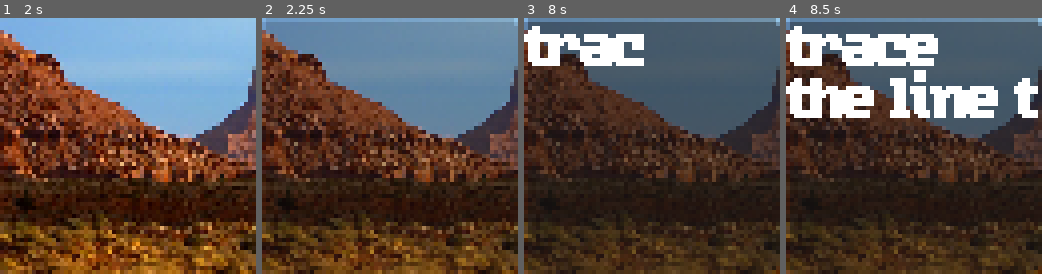
Above: before the commit, frames 1-4 (left to right).
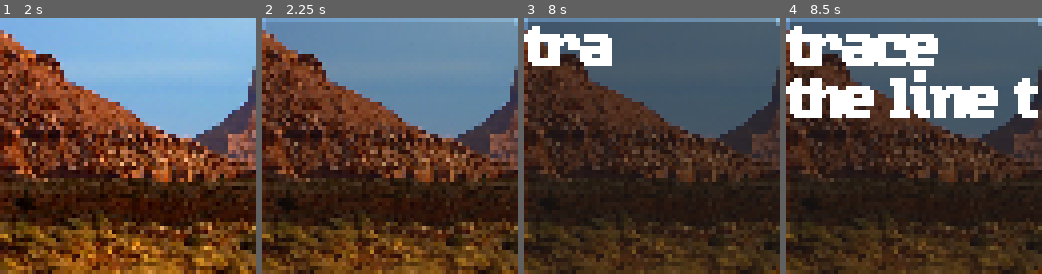
Above: after the commit, the same moments.

Repository: SnekOfSpice/lowrezjam-2025-2
Game: Godot game, scene res://main_menu.tscn
Two runs of this game, one before a commit and one after it. Both use one fixed random seed, a clock stepped at 60 frames per second and the inputs below. Before the commit the project starts from res://main.tscn.
Inputs (mouse positions are in pixels of both pictures, inside the frame that each line leads up to):
- Up to frame 1 (2 s): tap Enter at 0.5 s; move the mouse to (184, 133) at 0.52 s; tap Space at 1.25 s; move the mouse to (76, 158) at 1.27 s
- Up to frame 2 (2.25 s): tap Enter at 2 s; move the mouse to (415, 89) at 2.02 s
- Up to frame 3 (8 s): move the mouse to (639, 197) at 2.77 s; tap Space at 3.5, 5 s; move the mouse to (728, 184) at 3.52 s; tap Enter at 4.25 s; move the mouse to (575, 107) at 4.27 s; move the mouse to (664, 146) at 5.02 s; move the mouse to (613, 82) at 5.77 s; move the mouse to (708, 133) at 6.52 s; move the mouse to (600, 158) at 7.27 s
- Up to frame 4 (8.5 s): move the mouse to (939, 89) at 8.02 s

Frame 1 is identical in both runs. In frame 3, 1.2% of the frame differs, in the area x 34-47%, y 6-19%; in frame 4, nothing differs.

Commit message:
add time attack and story mode

Diff:
--- /dev/null
+++ b/game/autoload/game_mode.gd
@@ -0,0 +1,15 @@
+extends Node
+
+
+enum Mode {
+	Story,
+	TimeAttack,
+}
+
+var mode : Mode
+
+
+var highest_unlocked_level := 0
+
+func initialize_mode(new_mode:Mode):
+	mode = new_mode
--- /dev/null
+++ b/game/autoload/game_mode.tscn
@@ -0,0 +1,6 @@
+[gd_scene load_steps=2 format=3 uid="uid://bdxmhl7tjsmek"]
+
+[ext_resource type="Script" uid="uid://bo8ve5ifomype" path="res://game/autoload/game_mode.gd" id="1_wsh24"]
+
+[node name="GameMode" type="Node"]
+script = ExtResource("1_wsh24")
--- /dev/null
+++ b/game/levels/arizona/arizona.tscn
@@ -0,0 +1,43 @@
+[gd_scene load_steps=9 format=3 uid="uid://c43042o7rovlc"]
+
+[ext_resource type="Shader" uid="uid://b6t3ll4m4q4uk" path="res://game/src/stencil/stencils/track.gdshader" id="1_w0aqh"]
+[ext_resource type="Texture2D" uid="uid://pqrjof873ly3" path="res://game/levels/arizona/course.png" id="2_j062u"]
+[ext_resource type="Script" uid="uid://cmj5jya5464st" path="res://game/src/stencil/stencil.gd" id="3_rkol4"]
+[ext_resource type="Texture2D" uid="uid://j5vw7qetoitk" path="res://game/start_marker4.png" id="4_oj6my"]
+[ext_resource type="Texture2D" uid="uid://chugpxp3h87p5" path="res://game/start_marker2.png" id="5_oisn1"]
+[ext_resource type="Texture2D" uid="uid://1f0a5aw5fvhc" path="res://game/start_marker.png" id="6_2g0hg"]
+
+[sub_resource type="ShaderMaterial" id="ShaderMaterial_tfact"]
+shader = ExtResource("1_w0aqh")
+shader_parameter/strength = 0.5
+shader_parameter/speed = 0.5
+shader_parameter/angle = 0.0
+
+[sub_resource type="SpriteFrames" id="SpriteFrames_0eh1b"]
+animations = [{
+"frames": [{
+"duration": 1.0,
+"texture": ExtResource("4_oj6my")
+}, {
+"duration": 1.0,
+"texture": ExtResource("5_oisn1")
+}, {
+"duration": 1.0,
+"texture": ExtResource("6_2g0hg")
+}],
+"loop": true,
+"name": &"default",
+"speed": 2.0
+}]
+
+[node name="Arizona" type="Sprite2D"]
+material = SubResource("ShaderMaterial_tfact")
+texture = ExtResource("2_j062u")
+centered = false
+script = ExtResource("3_rkol4")
+
+[node name="StartMarker" type="AnimatedSprite2D" parent="."]
+position = Vector2(50, 32)
+sprite_frames = SubResource("SpriteFrames_0eh1b")
+autoplay = "default"
+frame = 2
--- a/game/src/stencil/stencils/utah.tscn
+++ b/game/levels/utah/utah.tscn
@@ -1,7 +1,7 @@
 [gd_scene load_steps=9 format=3 uid="uid://bt7slau8bxvoe"]
 
 [ext_resource type="Shader" uid="uid://b6t3ll4m4q4uk" path="res://game/src/stencil/stencils/track.gdshader" id="1_fiiac"]
-[ext_resource type="Texture2D" uid="uid://cri83lx2i82j6" path="res://game/images/utah.png" id="1_ty0d3"]
+[ext_resource type="Texture2D" uid="uid://cri83lx2i82j6" path="res://game/levels/utah/course.png" id="1_ty0d3"]
 [ext_resource type="Script" uid="uid://cmj5jya5464st" path="res://game/src/stencil/stencil.gd" id="2_fiiac"]
 [ext_resource type="Texture2D" uid="uid://1f0a5aw5fvhc" path="res://game/start_marker.png" id="3_tfact"]
 [ext_resource type="Texture2D" uid="uid://j5vw7qetoitk" path="res://game/start_marker4.png" id="4_0eh1b"]
--- a/game/src/stencil/stencil.gd
+++ b/game/src/stencil/stencil.gd
@@ -13,7 +13,7 @@
 func get_start_coord() -> Vector2i:
 	return Vector2i($StartMarker.position)
 
-func _physics_process(delta: float) -> void:#(delta: float) -> void:
+func _physics_process(_delta: float) -> void:
 	var mouse_pos := Vector2i(get_local_mouse_position())
 	if mouse_pos.x < 0 or mouse_pos.x > 64:
 		return
--- a/game/visuals/theme.tres
+++ b/game/visuals/theme.tres
@@ -1,18 +1,21 @@
-[gd_resource type="Theme" load_steps=5 format=3 uid="uid://bghv3g1d34qho"]
+[gd_resource type="Theme" load_steps=6 format=3 uid="uid://bghv3g1d34qho"]
 
-[ext_resource type="FontFile" uid="uid://dcckuhs38wern" path="res://game/visuals/font/Logo.ttf" id="1_1kt2l"]
+[ext_resource type="FontFile" uid="uid://mil1at7pl0vh" path="res://game/visuals/font/Maths.ttf" id="1_1kt2l"]
 [ext_resource type="FontFile" uid="uid://drs6tjf2g86og" path="res://game/visuals/font/Parallelogram.ttf" id="1_3ay0x"]
 
-[sub_resource type="FontVariation" id="FontVariation_q4pkc"]
-base_font = ExtResource("1_1kt2l")
-spacing_glyph = -5
-spacing_top = -3
+[sub_resource type="StyleBoxEmpty" id="StyleBoxEmpty_1kt2l"]
+
+[sub_resource type="StyleBoxFlat" id="StyleBoxFlat_q4pkc"]
+bg_color = Color(0.988187, 0.291287, 0.601538, 1)
 
 [sub_resource type="FontVariation" id="FontVariation_1kt2l"]
 base_font = ExtResource("1_3ay0x")
 spacing_glyph = -1
 
 [resource]
-Label/fonts/font = SubResource("FontVariation_q4pkc")
+Label/constants/line_spacing = -6
+Label/fonts/font = ExtResource("1_1kt2l")
+ProgressBar/styles/background = SubResource("StyleBoxEmpty_1kt2l")
+ProgressBar/styles/fill = SubResource("StyleBoxFlat_q4pkc")
 RichTextLabel/constants/line_separation = -3
 RichTextLabel/fonts/normal_font = SubResource("FontVariation_1kt2l")
--- a/main.gd
+++ b/main.gd
@@ -1,7 +1,8 @@
 extends Node2D
 
 const LEVELS := [
-	"utah"
+	"utah",
+	"arizona",
 ]
 
 ## used for dev purposes
@@ -21,10 +22,20 @@
 var accuracies := []
 var time_taken := []
 
+var time_left := 10.0
+
 func _ready() -> void:
 	%Notification.visible_characters = 0
 	%NotifBacking.modulate.a = 0
-	notify(["welcome", "trace the line to win"], 2, place_level.bind(0))
+	%TimeAttackLabel.visible = GameMode.mode == GameMode.Mode.TimeAttack
+	var welcome_messages : Array
+	match GameMode.mode:
+		GameMode.Mode.Story:
+			welcome_messages = ["welcome", "trace the line to win"]
+		GameMode.Mode.TimeAttack:
+			welcome_messages = ["time attack"]
+			level_counter = randi_range(0, GameMode.highest_unlocked_level)
+	notify(welcome_messages, 2, place_level.bind(level_counter))
 
 func place_level(number:int):
 	if number >= LEVELS.size():
@@ -33,16 +44,18 @@
 
 	for child in %LevelContainer.get_children():
 		child.queue_free()
+	for child in %Paint.get_children():
+		child.queue_free()
 
 	var level_name : String = LEVELS[number]
-	var level_path := "res://game/src/stencil/stencils/%s.tscn" % level_name
+	var level_path := "res://game/levels/%s/%s.tscn" % [level_name, level_name]
 	var stencil : Stencil = load(level_path).instantiate()
 	%LevelContainer.add_child(stencil)
 	stencil.position -= Vector2(32, 32)
 	stencil.start_level.connect(on_stencil_start_level)
 	stencil.entered_pixel.connect(on_stencil_pixel_entered)
 
-	$Background.texture = load("res://game/images/backgrounds/%s.png" % level_name)
+	$Background.texture = load("res://game/levels/%s/background.png" % level_name)
 
 	goal_pixels.clear()
 	pixel_tracker.clear()
@@ -56,14 +69,52 @@
 
 	notify([level_name], 1)
 	level_started = false
-	#print(goal_pixels)
 
 var level_time := 0.0
 func _process(delta: float) -> void:
 	if level_started:
 		level_time += delta
 
-
+		if GameMode.mode == GameMode.Mode.TimeAttack:
+			time_left -= delta
+			if time_left <= 0:
+				time_attack_death()
+			%TimeAttackLabel.text = "%0.2f" % time_left
+
+
+func get_average_time() -> float:
+	if time_taken.is_empty():
+		return 0.0
+	var sum := 0.0
+	for acc in time_taken:
+		sum += acc
+	return sum / float(time_taken.size())
+func get_average_accuracy() -> float:
+	if accuracies.is_empty():
+		return 0.0
+	var sum := 0.0
+	for acc in accuracies:
+		sum += acc
+	return sum / float(accuracies.size())
+
+func time_attack_death():
+	level_started = false
+	get_current_stencil().set_physics_process(false)
+	Sound.play_sfx("trumpet")
+
+	notify(
+		[
+		"completed levels",
+		str(accuracies.size()),
+		"Avg Accuracy",
+		get_average_accuracy(),
+		"avg time",
+		get_average_time(),
+		], 3, go_to_main_menu
+	)
+
+func go_to_main_menu():
+	get_tree().call_deferred("change_scene_to_packed", load("res://main_menu.tscn"))
 
 func on_stencil_pixel_entered(coord:Vector2i):
 	if is_notifying:
@@ -71,7 +122,6 @@
 	if not level_started:
 		return
 	if hit_pixels.has(coord):
-		prints("return from", coord)
 		return
 	place_pixel_at(coord)
 func place_pixel_at(coord:Vector2i):
@@ -95,6 +145,9 @@
 	level_started = false
 	get_current_stencil().set_physics_process(false)
 	Sound.play_sfx("horn")
+
+	if GameMode.mode == GameMode.Mode.Story:
+		GameMode.highest_unlocked_level = max(level_counter, GameMode.highest_unlocked_level)
 
 	# calculate results
 	var missed_pixels := []
@@ -118,21 +171,45 @@
 	accuracies.append(accuracies)
 	time_taken.append(level_time)
 
+	# only relevant for time attack
+	var time_gained = accuracy * 1.33
+	time_left += time_gained
+
 	for marker : Node2D in %MarkerOverlay.get_children():
 		marker.queue_free()
 
-	notify([
+	var level_end_messages := [
 		"Accuracy",
-		str(int(accuracy * 100)),
+		str(int(accuracy * 100), " %"),
 		"Time",
 		"%0.2f s" % level_time
-	], 1, start_next_level)
+	]
+	#if GameMode.mode == GameMode.Mode.Story:
+		#level_end_messages
+	if GameMode.mode == GameMode.Mode.TimeAttack:
+		level_end_messages.append_array([
+			"Time gained",
+			"%0.2f s" % time_gained
+		])
+
+	notify(level_end_messages, 1, start_next_level)
 
 func start_next_level():
-	level_counter += 1
-	if level_counter >= LEVELS.size():
-		notify(["you finihsed the game", "avg acc.","total time taken"], 0, get_tree().quit)
-		return
+	if GameMode.mode == GameMode.Mode.Story:
+		level_counter += 1
+		if level_counter >= LEVELS.size():
+			notify(["you finihsed the game", "avg acc.","total time taken"], 0,
+			go_to_main_menu)
+			return
+	elif GameMode.mode == GameMode.Mode.TimeAttack:
+		%TimeAttackLabel.text = "%0.2f" % time_left
+		var prev_level_counter = level_counter
+		var safety := 0
+		while safety < 9999:
+			level_counter = randi_range(0, GameMode.highest_unlocked_level)
+			if level_counter != prev_level_counter:
+				break
+			safety += 1
 	place_level(level_counter)
 
 func get_current_stencil() -> Stencil:
@@ -144,7 +221,7 @@
 	if is_notifying:
 		return
 	if level_started:
-		if hit_pixels.size() > 2:
+		if hit_pixels.size() > 5:
 			finish_level()
 		return
 	level_started = true
@@ -190,3 +267,7 @@
 func set_is_notifying(value:bool):
 	is_notifying = value
 	%MarkerOverlay.visible = not value
+
+
+func _on_button_pressed() -> void:
+	go_to_main_menu()
--- a/main.tscn
+++ b/main.tscn
@@ -2,7 +2,7 @@
 
 [ext_resource type="Script" uid="uid://bwrth7h78aucm" path="res://main.gd" id="1_ig7tw"]
 [ext_resource type="Shader" uid="uid://b6t3ll4m4q4uk" path="res://game/src/stencil/stencils/track.gdshader" id="2_0xm2m"]
-[ext_resource type="Texture2D" uid="uid://hipo1eavkdlk" path="res://game/images/backgrounds/utah.png" id="2_1bvp3"]
+[ext_resource type="Texture2D" uid="uid://hipo1eavkdlk" path="res://game/levels/utah/background.png" id="2_1bvp3"]
 [ext_resource type="Theme" uid="uid://bghv3g1d34qho" path="res://game/visuals/theme.tres" id="2_h2yge"]
 
 [sub_resource type="ShaderMaterial" id="ShaderMaterial_h2yge"]
@@ -22,9 +22,32 @@
 unique_name_in_owner = true
 position = Vector2(32, 32)
 
-[node name="CanvasLayer2" type="CanvasLayer" parent="."]
+[node name="UILayer" type="CanvasLayer" parent="."]
 
-[node name="Paint" type="Control" parent="CanvasLayer2"]
+[node name="Control" type="Control" parent="UILayer"]
+layout_mode = 3
+anchors_preset = 15
+anchor_right = 1.0
+anchor_bottom = 1.0
+grow_horizontal = 2
+grow_vertical = 2
+theme = ExtResource("2_h2yge")
+
+[node name="TimeAttackLabel" type="Label" parent="UILayer/Control"]
+unique_name_in_owner = true
+layout_mode = 1
+anchors_preset = 1
+anchor_left = 1.0
+anchor_right = 1.0
+offset_left = -40.0
+offset_bottom = 23.0
+grow_horizontal = 0
+text = "time"
+horizontal_alignment = 2
+
+[node name="PaintLayer" type="CanvasLayer" parent="."]
+
+[node name="Paint" type="Control" parent="PaintLayer"]
 unique_name_in_owner = true
 material = SubResource("ShaderMaterial_h2yge")
 layout_mode = 3
--- /dev/null
+++ b/main_menu.gd
@@ -0,0 +1,13 @@
+extends Control
+
+func _ready() -> void:
+	if GameMode.highest_unlocked_level == 0:
+		call_deferred("start_story_mode")
+
+func start_story_mode():
+	GameMode.initialize_mode(GameMode.Mode.Story)
+	get_tree().change_scene_to_packed(preload("res://main.tscn"))
+
+func start_time_attack():
+	GameMode.initialize_mode(GameMode.Mode.TimeAttack)
+	get_tree().change_scene_to_packed(preload("res://main.tscn"))
--- /dev/null
+++ b/main_menu.tscn
@@ -0,0 +1,41 @@
+[gd_scene load_steps=4 format=3 uid="uid://ch0qvj87mb78g"]
+
+[ext_resource type="Theme" uid="uid://bghv3g1d34qho" path="res://game/visuals/theme.tres" id="1_fu7sn"]
+[ext_resource type="Script" uid="uid://c1hqgjooku3lm" path="res://main_menu.gd" id="2_jix8l"]
+[ext_resource type="PackedScene" uid="uid://bjsrfmb5f421o" path="res://menu_button.tscn" id="3_glbon"]
+
+[node name="MainMenu" type="Control"]
+layout_mode = 3
+anchors_preset = 15
+anchor_right = 1.0
+anchor_bottom = 1.0
+grow_horizontal = 2
+grow_vertical = 2
+theme = ExtResource("1_fu7sn")
+script = ExtResource("2_jix8l")
+
+[node name="VBoxContainer" type="VBoxContainer" parent="."]
+layout_mode = 1
+anchors_preset = 15
+anchor_right = 1.0
+anchor_bottom = 1.0
+grow_horizontal = 2
+grow_vertical = 2
+
+[node name="MarginContainer" type="MarginContainer" parent="VBoxContainer"]
+layout_mode = 2
+
+[node name="StoryModeButton" parent="VBoxContainer/MarginContainer" node_paths=PackedStringArray("callable_target_on_selection") instance=ExtResource("3_glbon")]
+layout_mode = 2
+text = "STORY MODE"
+callable_on_selection = &"start_story_mode"
+callable_target_on_selection = NodePath("../../..")
+
+[node name="MarginContainer2" type="MarginContainer" parent="VBoxContainer"]
+layout_mode = 2
+
+[node name="TimeAttackButton" parent="VBoxContainer/MarginContainer2" node_paths=PackedStringArray("callable_target_on_selection") instance=ExtResource("3_glbon")]
+layout_mode = 2
+text = "TIME ATTACK"
+callable_on_selection = &"start_time_attack"
+callable_target_on_selection = NodePath("../../..")
--- /dev/null
+++ b/menu_button.gd
@@ -0,0 +1,27 @@
+extends Label
+
+
+
+@export var callable_on_selection : StringName
+@export var callable_target_on_selection : Node
+
+var progress_speed := 30.0
+
+var is_mouse_in : bool
+var called := false
+
+func _process(delta: float) -> void:
+	if is_mouse_in:
+		%ProgressBar.value += delta * progress_speed
+		if %ProgressBar.value == %ProgressBar.max_value and not called:
+			called = true
+			callable_target_on_selection.call(callable_on_selection)
+
+func _on_mouse_entered() -> void:
+	is_mouse_in = true
+
+
+func _on_mouse_exited() -> void:
+	called = false
+	is_mouse_in = false
+	%ProgressBar.value = 0
--- /dev/null
+++ b/menu_button.tscn
@@ -0,0 +1,32 @@
+[gd_scene load_steps=3 format=3 uid="uid://bjsrfmb5f421o"]
+
+[ext_resource type="Theme" uid="uid://bghv3g1d34qho" path="res://game/visuals/theme.tres" id="1_cpvkq"]
+[ext_resource type="Script" uid="uid://dt1hmjctocawt" path="res://menu_button.gd" id="1_yrgx8"]
+
+[node name="MenuButton" type="Label"]
+anchors_preset = -1
+anchor_right = 0.085
+offset_left = -24.0
+offset_top = -8.0
+mouse_filter = 0
+theme = ExtResource("1_cpvkq")
+text = "START"
+horizontal_alignment = 1
+script = ExtResource("1_yrgx8")
+
+[node name="ProgressBar" type="ProgressBar" parent="."]
+unique_name_in_owner = true
+z_index = -1
+layout_mode = 1
+anchors_preset = 15
+anchor_right = 1.0
+anchor_bottom = 1.0
+offset_top = 2.0
+offset_bottom = 2.0
+grow_horizontal = 2
+grow_vertical = 2
+mouse_filter = 2
+show_percentage = false
+
+[connection signal="mouse_entered" from="." to="." method="_on_mouse_entered"]
+[connection signal="mouse_exited" from="." to="." method="_on_mouse_exited"]
--- a/project.godot
+++ b/project.godot
@@ -11,13 +11,14 @@
 [application]
 
 config/name="lowrezjam 2025 2"
-run/main_scene="uid://cc35ked1dq50k"
+run/main_scene="uid://ch0qvj87mb78g"
 config/features=PackedStringArray("4.4", "GL Compatibility")
 config/icon="res://icon.svg"
 
 [autoload]
 
 Sound="*res://game/autoload/sound.tscn"
+GameMode="*res://game/autoload/game_mode.tscn"
 
 [display]
 
Not shown, added: game/autoload/game_mode.gd.uid
Binary file added: game/levels/arizona/background.png
Not shown, added: game/levels/arizona/background.png.import
Binary file added: game/levels/arizona/course.png
Not shown, changed: game/levels/arizona/course.png.import
Renamed: game/images/backgrounds/utah.png -> game/levels/utah/background.png
Not shown, added: game/levels/utah/background.png.import
Renamed: game/images/utah.png -> game/levels/utah/course.png
Not shown, changed: game/levels/utah/course.png.import
Not shown, added: game/sound/sfx/trumpet.ogg.import
Not shown, added: main_menu.gd.uid
Not shown, added: menu_button.gd.uid
(and 1 more such lines)
